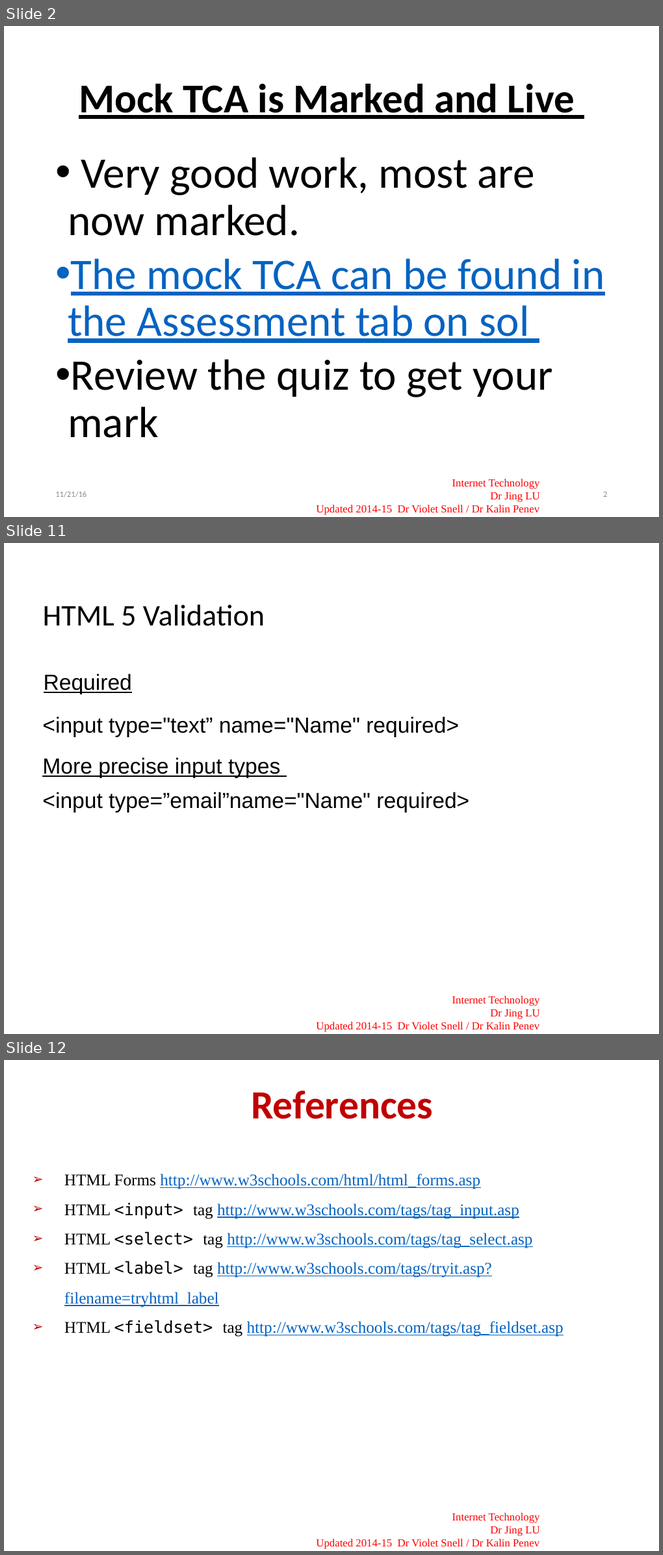
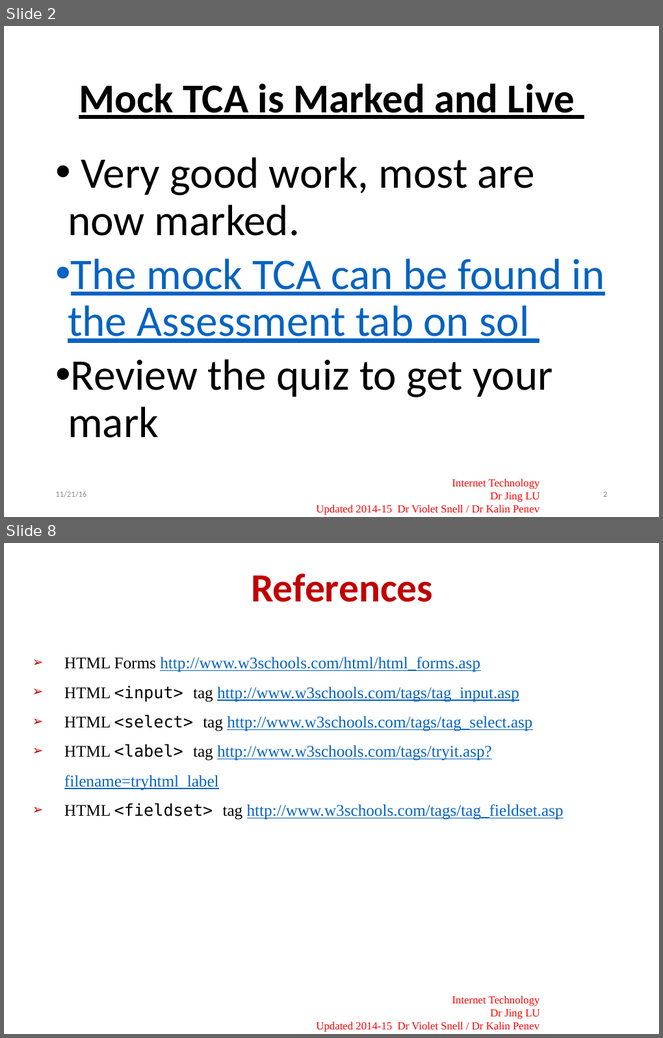
Before and after one commit to joeappleton18/cda400, a slide deck: sessions/week9/slides.pptx. Shown one above the other, each under a label of ours: slides 2, 11 and 12 before the commit, slides 2 and 8 after it; the slides between them are not shown. The pictures are 663x1555 and 663x1038 pixels, drawn with LibreOffice and Linux fonts; fonts in the diff are those of the drawing; background and template pictures are left out. Boxes give left, top, right and bottom in pixels: in the first picture for what was removed or moved away, otherwise in the second. Text is boxed around its words. In the diff, an @@ line names an element or a change of style, - is before the commit and + after.

```diff
--- a/sessions/week9/slides.pptx
+++ b/sessions/week9/slides.pptx
@@ slide 11 removed at (4, 543, 659, 1034), background #FFFFFF; not listed: 2 template elements that a slide beside it also shows @@
@@ title removed at (43, 605, 265, 626) @@
-HTML 5 Validation
@@ text removed at (44, 674, 132, 694) @@
-Required
@@ text removed at (42, 717, 459, 737) @@
-<input type="text” name="Name" required>
@@ text removed at (42, 757, 280, 778) @@
-More precise input types
@@ text removed at (42, 792, 469, 813) @@
-<input type=”email”name="Name" required>
@@ what was slide 12 is now slide 8 @@
```
Also in this commit, not shown: 1 slide changed, 4 slides added, 7 other slides removed, 1 other file.
